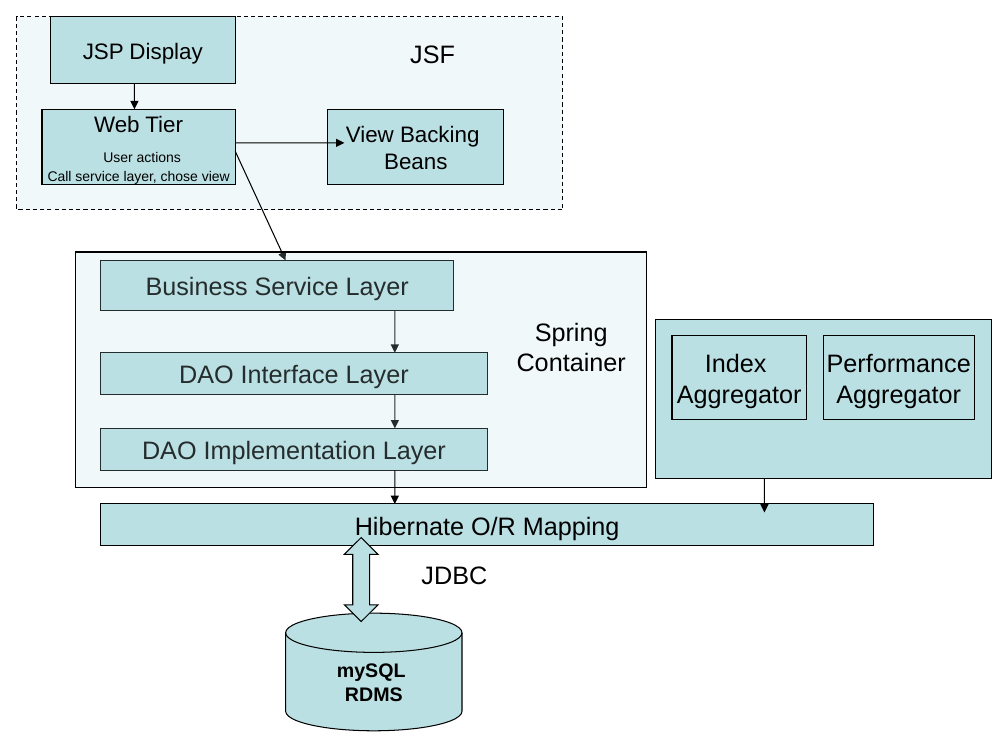
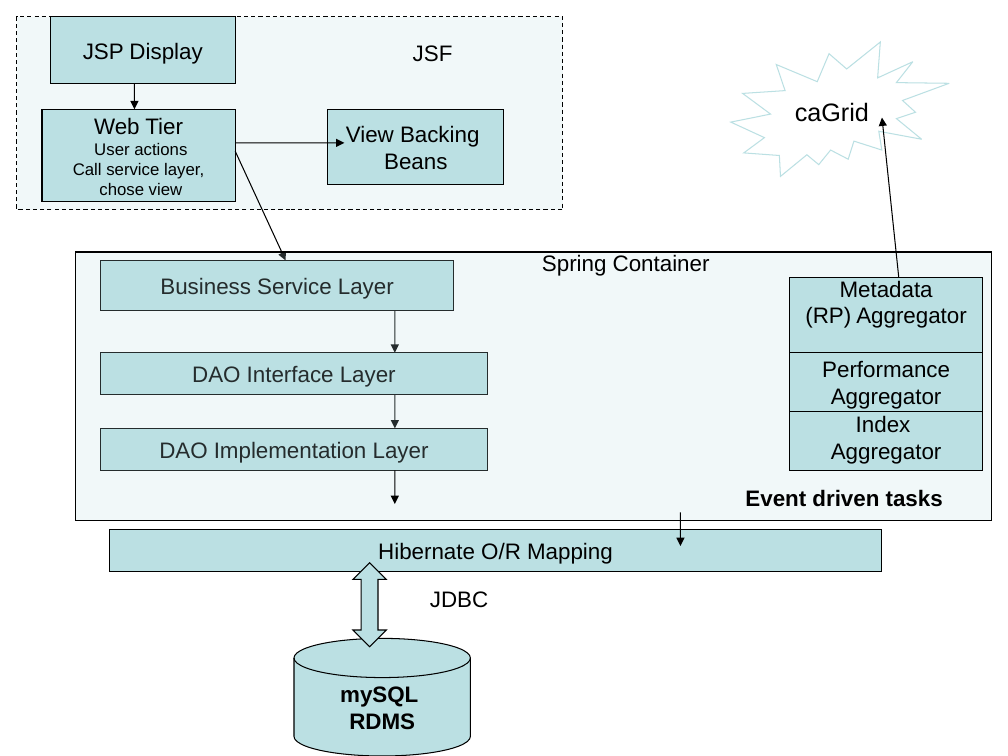
Before and after one commit to NCIP/cagrid-docs, a slide deck: slide 4 of docs/portal/AppLayerDiagram.ppt (slide 2 before the commit). Drawn at 1008x756 pixels with LibreOffice and Linux fonts; fonts in the diff are those of the drawing. Boxes give left, top, right and bottom in pixels: in the first picture for what was removed or moved away, otherwise in the second. Text is boxed around its words. In the diff, an @@ line names an element or a change of style, - is before the commit and + after.

```diff
--- a/docs/portal/AppLayerDiagram.ppt
+++ b/docs/portal/AppLayerDiagram.ppt
@@ irregular seal added at (731,42,950,176), fill #FFFFFF at 60% opacity, outline #BBE0E3 0.74 pt, 18 pt, text #000000 @@
+caGrid
@@ rectangle "Web Tier": place and size @@
-rectangle "Web Tier" at (42,109,236,184)
+rectangle "Web Tier" at (42,109,236,202)
@@ arrow added from (899, 277) to (882, 118), #000000 0.74 pt @@
@@ text in rectangle at (94,143,187,155): size 10 to 12 pt in "User actions" @@
@@ text in rectangle at (73,163,204,195): text changed; size 10 to 12 pt @@
-Call service layer, chose view
+Call service layer,
+chose view
@@ rectangle: place and size @@
-rectangle at (76,252,647,487)
+rectangle at (76,252,991,521)
@@ size 18 to 16 pt; less space between paragraphs in 3 elements at (413,45,453,62), (430,591,488,608), (542,254,710,276) @@
@@ text "Spring Container": place and size @@
-text "Spring Container" at (517,322,626,372)
+text "Spring Container" at (542,254,710,276)
@@ rectangle added at (789,277,983,353), fill #BBE0E3, outline #000000 0.74 pt, 16 pt, text #000000 @@
+Metadata
+(RP) Aggregator
@@ rectangle removed at (655,320,991,479) @@
@@ rectangle "Performance": place and size @@
-rectangle "Performance" at (824,336,975,419)
+rectangle "Performance" at (789,353,983,411)
@@ size 18 to 16 pt in 6 elements at (101,353,487,395), (101,260,454,310), (101,428,487,471), (109,529,882,572), (789,353,983,411), (789,403,983,471) @@
@@ rectangle "Index": place and size @@
-rectangle "Index" at (672,336,806,419)
+rectangle "Index" at (789,403,983,471)
@@ text added at (745,489,943,507), 16 pt, text #000000, bold @@
+Event driven tasks
@@ arrow moved from (764, 479) - (764, 512) to (680, 512) - (680, 546) @@
@@ 1 rectangle, 1 cylinder, 1 up down arrow: place and size @@
-1 rectangle, 1 cylinder, 1 up down arrow at (101,504,874,731)
+1 rectangle, 1 cylinder, 1 up down arrow at (109,529,882,756)
@@ text "JDBC": place and size @@
-text "JDBC" at (421,566,487,585)
+text "JDBC" at (430,591,488,608)
@@ cylinder "mySQL" at (294,638,471,756): size 14 to 16 pt @@
```
Also in this commit, not shown: 1 other slide changed, 2 slides added, 1 slide removed, 3 other files.
